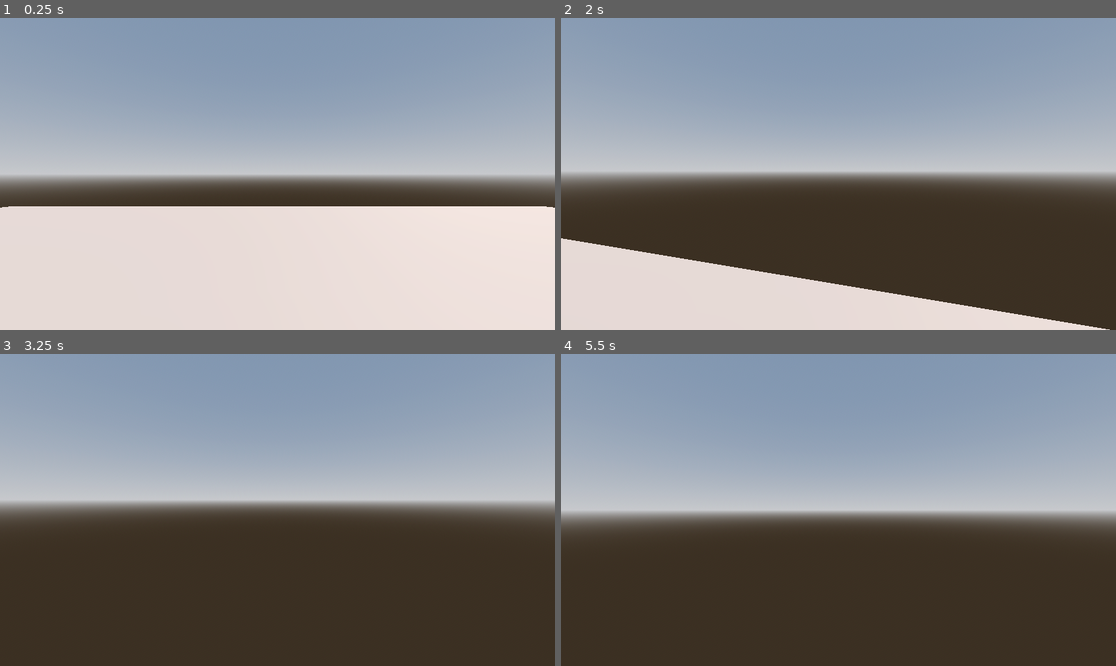
Above: before the commit, frames 1-4 (two rows, left to right).
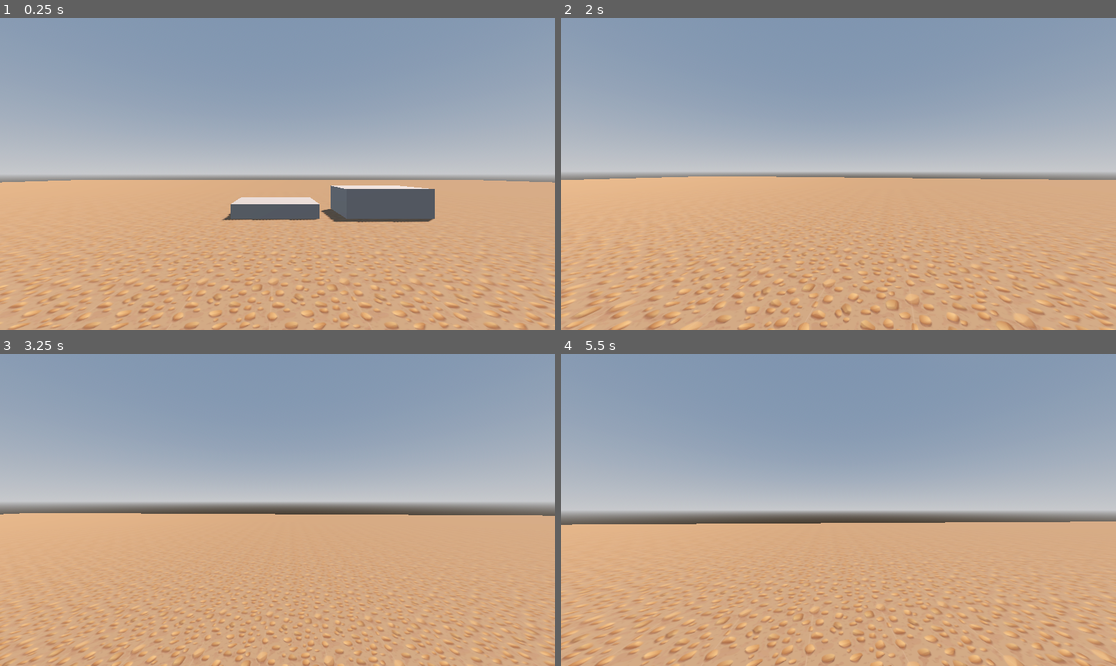
Above: after the commit, the same moments.

Repository: LukasVasi/HandCannon
Game: Godot game, scene res://scenes/world.tscn
Same seed, same stepped clock (60 frames per second), same inputs: the game is played once before the commit and once after it.
Inputs (mouse positions are in pixels of both pictures, inside the frame that each line leads up to):
- Up to frame 1 (0.25 s): no input
- Up to frame 2 (2 s): move the mouse to (866, 174) at 0.52 s; hold Shift (sprint) 0.53-1.28 s; hold W (up) from 0.53 s (still down); tap Space (jump) at 0.77, 1.52 s; move the mouse to (810, 174) at 1.27 s; tap Shift (sprint) at 1.35 s
- Up to frame 3 (3.25 s): keep holding W (up); move the mouse to (288, 503) at 2.02 s; hold Shift (sprint) 2.03-2.78 s; move the mouse to (271, 516) at 2.77 s; tap Shift (sprint) at 2.85 s; tap Space (jump) at 3.02 s
- Up to frame 4 (5.5 s): keep holding W (up); move the mouse to (877, 513) at 3.52 s; hold Shift (sprint) 3.53-4.28 s; tap Space (jump) at 3.77, 4.52 s; move the mouse to (794, 506) at 4.27 s; tap Shift (sprint) at 4.35 s; move the mouse to (844, 510) at 5.02 s; hold Shift (sprint) from 5.03 s (still down)

The runs differ from the first frame. In frame 1, 48% of the frame differs, in the area x 0-100%, y 51-100%; in frame 2, 49%; in frame 3, 49%, in the area x 0-100%, y 47-100%; in frame 4, 46%.

Commit message:
Updated player controller

Diff:
--- a/project.godot
+++ b/project.godot
@@ -18,6 +18,10 @@
 [dotnet]
 
 project/assembly_name="Hand Cannon"
+
+[filesystem]
+
+import/blender/enabled=false
 
 [input]
 
--- a/scenes/Player.gd
+++ b/scenes/Player.gd
@@ -1,9 +1,19 @@
 extends CharacterBody3D
 
-
-const SPEED = 5.0
+var speed
+const WALK_SPEED = 5.0
+const SPRINT_SPEED = 8.0
 const JUMP_VELOCITY = 4.5
 const SENSITIVITY = 0.005
+
+# Camera bob variables
+const BOB_FREQUENCY = 2.0
+const BOB_AMPLITUDE = 0.08
+var bob_t = 0.0
+
+# Fov variables
+const BASE_FOV = 75.0 # TODO: turn this into a setting
+const FOV_CHANGE = 1.5
 
 # Get the gravity from the project settings to be synced with RigidBody nodes (9.8).
 var gravity = ProjectSettings.get_setting("physics/3d/default_gravity")
@@ -33,6 +43,12 @@
 	if Input.is_action_just_pressed("jump") and is_on_floor():
 		velocity.y = JUMP_VELOCITY
 
+	# Handle sprint
+	if Input.is_action_pressed("sprint"):
+		speed = SPRINT_SPEED
+	else:
+		speed = WALK_SPEED
+
 	# Get the input direction and handle the movement/deceleration.
 	# As good practice, you should replace UI actions with custom gameplay actions.
 	var input_dir = Input.get_vector("left", "right", "up", "down")
@@ -40,12 +56,31 @@
 	# to obtain the movement direction relative to where the player's facing
 	var direction = (head.transform.basis * Vector3(input_dir.x, 0, input_dir.y)).normalized()
 
-	if direction: # if the direction is non-zero as in the player has pressed a button
-		# move with SPEED towards that direction
-		velocity.x = direction.x * SPEED
-		velocity.z = direction.z * SPEED
-	else: # if the player isn't pressing anything
-		velocity.x = 0.0
-		velocity.z = 0.0
+	if is_on_floor():
+		if direction: # if the direction is non-zero as in the player has pressed a button
+			# move with SPEED towards that direction
+			velocity.x = direction.x * speed
+			velocity.z = direction.z * speed
+		else: # if the player isn't pressing anything
+			velocity.x = lerp(velocity.x, 0.0, delta * 6.0)
+			velocity.z = lerp(velocity.z, 0.0, delta * 6.0)
+	else:
+		velocity.x = lerp(velocity.x, direction.x * speed, delta * 4.0)
+		velocity.z = lerp(velocity.z, direction.z * speed, delta * 4.0)
+
+	# Head bob
+	bob_t += delta * velocity.length() * float(is_on_floor())
+	camera.transform.origin = _headbob(bob_t)
+
+	# FOV
+	var velocity_length_clamped = clamp(velocity.length(), 0.5, SPRINT_SPEED * 2.0)
+	var target_fov = BASE_FOV + FOV_CHANGE * velocity_length_clamped
+	camera.fov = lerp(camera.fov, target_fov, delta * 8.0)
 
 	move_and_slide()
+
+func _headbob(time) -> Vector3:
+	var pos = Vector3.ZERO
+	pos.y = sin(time * BOB_FREQUENCY) * BOB_AMPLITUDE
+	pos.x = cos(time * BOB_FREQUENCY / 2) * BOB_AMPLITUDE
+	return pos
--- a/scenes/world.tscn
+++ b/scenes/world.tscn
@@ -1,5 +1,6 @@
-[gd_scene load_steps=7 format=3 uid="uid://derowlc4gnlmc"]
+[gd_scene load_steps=9 format=3 uid="uid://derowlc4gnlmc"]
 
+[ext_resource type="Texture2D" uid="uid://coplw835h57xj" path="res://textures/ground.jpg" id="1_6lgti"]
 [ext_resource type="Script" path="res://scenes/Player.gd" id="1_ahtk4"]
 
 [sub_resource type="ProceduralSkyMaterial" id="ProceduralSkyMaterial_fngpn"]
@@ -14,6 +15,10 @@
 sky = SubResource("Sky_l0fdt")
 tonemap_mode = 2
 glow_enabled = true
+
+[sub_resource type="StandardMaterial3D" id="StandardMaterial3D_6n6kf"]
+albedo_texture = ExtResource("1_6lgti")
+uv1_triplanar = true
 
 [sub_resource type="CapsuleMesh" id="CapsuleMesh_tjufo"]
 
@@ -30,13 +35,14 @@
 [node name="WorldEnvironment" type="WorldEnvironment" parent="."]
 environment = SubResource("Environment_pe6bj")
 
-[node name="CSGBox3D" type="CSGBox3D" parent="."]
-transform = Transform3D(1, 0, 0, 0, 1, 0, 0, 0, 1, 0, -0.4995, 0)
+[node name="Ground" type="CSGBox3D" parent="."]
+transform = Transform3D(1, 0, 0, 0, 1, 0, 0, 0, 1, 0, -0.5, 0)
 use_collision = true
-size = Vector3(25, 0.001, 19)
+size = Vector3(100, 1, 100)
+material = SubResource("StandardMaterial3D_6n6kf")
 
 [node name="Player" type="CharacterBody3D" parent="."]
-transform = Transform3D(1, 0, 0, 0, 1, 0, 0, 0, 1, 0, 0.615665, 0)
+transform = Transform3D(1, 0, 0, 0, 1, 0, 0, 0, 1, 0, 1.1043, 0)
 script = ExtResource("1_ahtk4")
 
 [node name="MeshInstance3D" type="MeshInstance3D" parent="Player"]
@@ -49,3 +55,13 @@
 transform = Transform3D(1, 0, 0, 0, 1, 0, 0, 0, 1, 0, 0.538448, 0)
 
 [node name="Camera3D" type="Camera3D" parent="Player/Head"]
+
+[node name="Platform1" type="CSGBox3D" parent="."]
+transform = Transform3D(1, 0, 0, 0, 1, 0, 0, 0, 1, 0, 0.25, -7.769)
+use_collision = true
+size = Vector3(3, 0.5, 2)
+
+[node name="Platform2" type="CSGBox3D" parent="."]
+transform = Transform3D(1, 0, 0, 0, 1, 0, 0, 0, 1, 3.91713, 0.5, -7.76892)
+use_collision = true
+size = Vector3(3, 1, 2)
Binary file added: textures/2207_w032_n002_516_texture_p1_516.jpg
Not shown, added: textures/2207_w032_n002_516_texture_p1_516.jpg.import
Binary file added: textures/ground.jpg
Not shown, added: textures/ground.jpg.import
Not shown, changed: README.md
